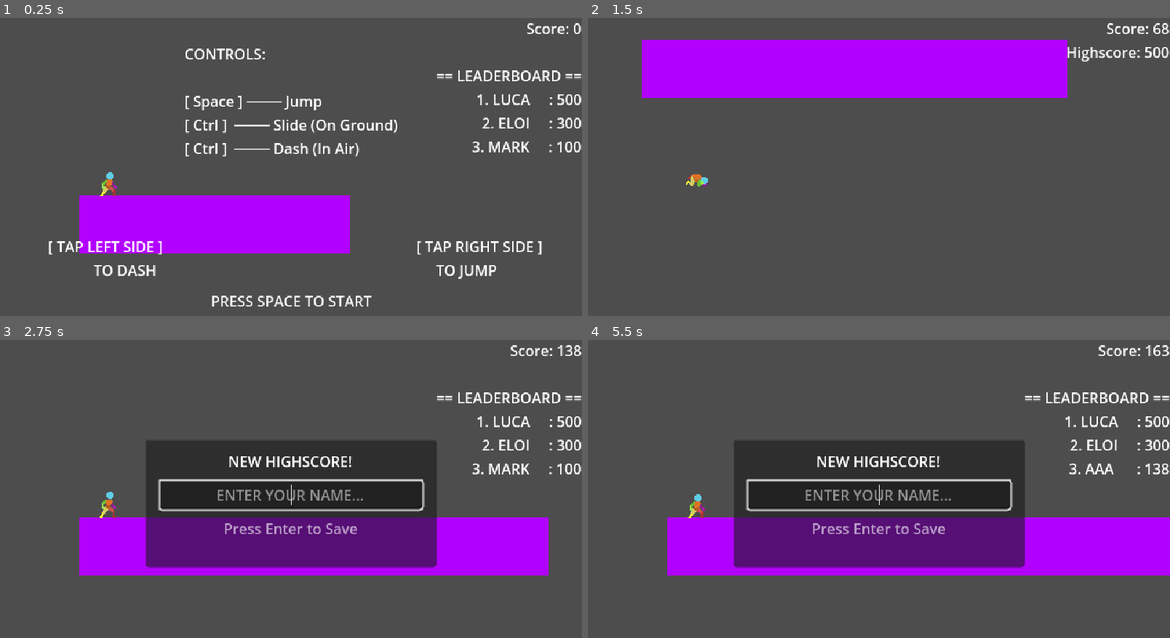
Above: before the commit, frames 1-4 (two rows, left to right).
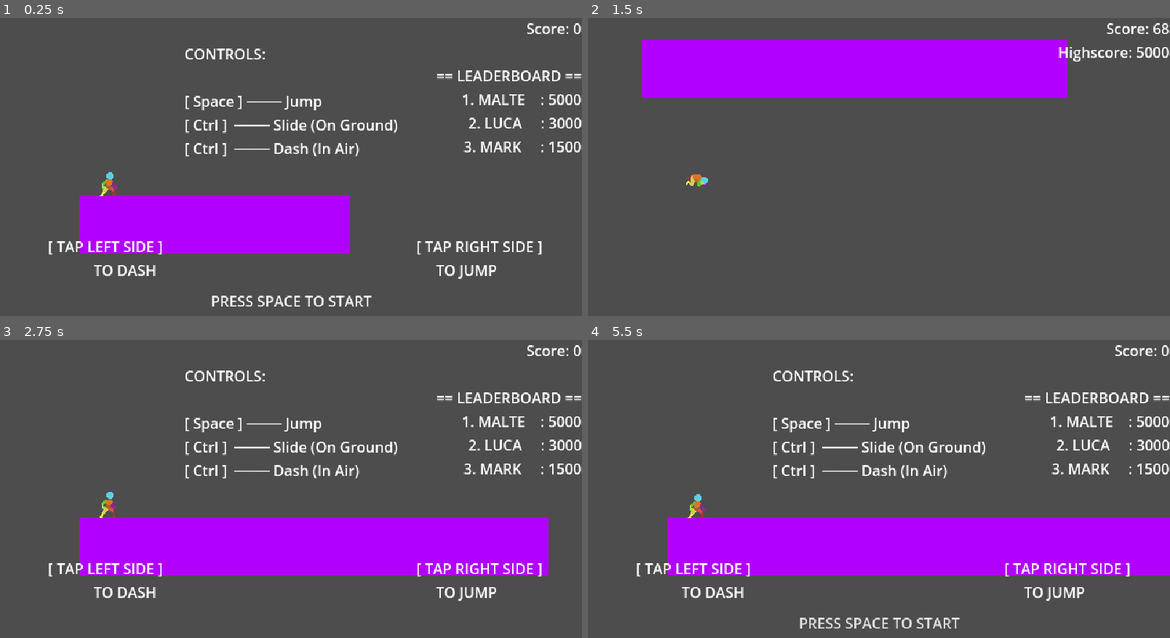
Above: after the commit, the same moments.

Repository: mschonberger/runner
Game: Godot game, scene res://scenes/main.tscn
Two runs of this game, one before a commit and one after it. Both use one fixed random seed, a clock stepped at 60 frames per second and the inputs below.
Inputs (mouse positions are in pixels of both pictures, inside the frame that each line leads up to):
- Up to frame 1 (0.25 s): no input
- Up to frame 2 (1.5 s): tap Space (jump) at 0.5, 0.77 s; move the mouse to (1007, 164) at 0.52 s; hold Ctrl (dash) 0.53-1.28 s; click (1007, 164) at 0.67 s; move the mouse to (762, 196) at 1.27 s; tap Ctrl (dash) at 1.35 s; click (762, 196) at 1.42 s
- Up to frame 3 (2.75 s): tap Space (jump) at 1.52 s; move the mouse to (349, 432) at 2.02 s; hold Ctrl (dash) from 2.03 s (still down); click (349, 432) at 2.17 s
- Up to frame 4 (5.5 s): tap Enter at 2.75 s; move the mouse to (849, 569) at 2.77 s; release Ctrl (dash) at 2.78 s; tap Ctrl (dash) at 2.85, 4.35 s; click (849, 569) at 2.92 s; tap Space (jump) at 3.02, 3.77, 4.52 s; move the mouse to (1053, 551) at 3.52 s; hold Ctrl (dash) 3.53-4.28 s; click (1053, 551) at 3.67 s; move the mouse to (704, 453) at 4.27 s; click (704, 453) at 4.42 s; move the mouse to (908, 503) at 5.02 s; hold Ctrl (dash) from 5.03 s (still down); click (908, 503) at 5.17 s

The runs differ from the first frame. In frame 1, 0.9% of the frame differs, in the area x 79-100%, y 25-46%; in frame 2, 0.4%; in frame 3, 24%; in frame 4, 24%, in the area x 8-100%, y 1-97%.

Commit message:
More Adjustments
- Updated Base High-Scores
- Fixed a bug where the player could be soft locked, by hiding the virtual keyboard in the "Enter your Name" Pop-Up
- Added new Corridor Segment

Diff:
--- /dev/null
+++ b/scenes/chunks/corridor_platform_chunk.tscn
@@ -0,0 +1,25 @@
+[gd_scene load_steps=5 format=3 uid="uid://bdeggx5uihfy8"]
+
+[ext_resource type="Texture2D" uid="uid://d07ctn5t31miv" path="res://art/floor/GroundE.png" id="1_gexo6"]
+[ext_resource type="Script" uid="uid://bg3gy7tnbwvi" path="res://scripts/corridor_platform_chunk.gd" id="1_y01lf"]
+
+[sub_resource type="RectangleShape2D" id="RectangleShape2D_y01lf"]
+size = Vector2(1584, 64)
+
+[sub_resource type="RectangleShape2D" id="RectangleShape2D_ro3yo"]
+size = Vector2(1584, 64)
+
+[node name="CorridorPlatformChunk" type="StaticBody2D"]
+script = ExtResource("1_y01lf")
+
+[node name="SolidFloor" type="CollisionShape2D" parent="."]
+shape = SubResource("RectangleShape2D_y01lf")
+
+[node name="SolidCeiling" type="CollisionShape2D" parent="."]
+shape = SubResource("RectangleShape2D_ro3yo")
+
+[node name="FloorSprite" type="Sprite2D" parent="."]
+texture = ExtResource("1_gexo6")
+
+[node name="CeilingSprite" type="Sprite2D" parent="."]
+texture = ExtResource("1_gexo6")
--- a/scenes/main.tscn
+++ b/scenes/main.tscn
@@ -9,6 +9,7 @@
 [ext_resource type="Script" uid="uid://dbxytx3yeqiga" path="res://scripts/screen_fader.gd" id="5_tbgi4"]
 [ext_resource type="PackedScene" uid="uid://blorfy0uhw71g" path="res://scenes/chunks/sinking_platform_chunk.tscn" id="5_ya4ey"]
 [ext_resource type="Script" uid="uid://tqixb60vhnib" path="res://scripts/ui.gd" id="6_tefeu"]
+[ext_resource type="PackedScene" uid="uid://bdeggx5uihfy8" path="res://scenes/chunks/corridor_platform_chunk.tscn" id="6_ya4ey"]
 [ext_resource type="PackedScene" uid="uid://c70kn4k378y2f" path="res://scenes/mobile_controls.tscn" id="10_choun"]
 
 [node name="Main" type="Node2D"]
@@ -16,7 +17,7 @@
 [node name="LevelSpawner" type="Node2D" parent="."]
 script = ExtResource("1_tefeu")
 normal_platform_scenes = Array[PackedScene]([ExtResource("1_0wfyh")])
-special_platform_scenes = Array[PackedScene]([ExtResource("3_85g3d"), ExtResource("4_choun"), ExtResource("5_ya4ey")])
+special_platform_scenes = Array[PackedScene]([ExtResource("3_85g3d"), ExtResource("4_choun"), ExtResource("5_ya4ey"), ExtResource("6_ya4ey")])
 
 [node name="Player" parent="." instance=ExtResource("2_sugp2")]
 position = Vector2(33, 269)
--- /dev/null
+++ b/scripts/corridor_platform_chunk.gd
@@ -0,0 +1,103 @@
+# res://scripts/corridor_platform_chunk.gd
+extends PlatformChunk
+
+@export var normal_obstacle_scene: PackedScene
+
+# --- Skyscraper Layout Constraints ---
+@export var floor_height: float = 600.0
+@export var ceiling_height: float = 256.0        # 🚨 Massive block thickness to simulate a skyscraper base
+@export var corridor_clearance_px: float = 130.0 # 📐 Widened from 84 to 130 so obstacles are actually dodgeable!
+
+# --- Precision Obstacle Density Control ---
+@export var min_obstacles: int = 3
+@export var max_obstacles: int = 4
+@export var min_space_between_hazards: float = 380.0 # 🚨 Drastically widened spacing so player can land and slide!
+
+@onready var col_floor: CollisionShape2D = $SolidFloor
+@onready var col_ceiling: CollisionShape2D = $SolidCeiling
+@onready var floor_sprite: Sprite2D = $FloorSprite
+@onready var ceiling_sprite: Sprite2D = $CeilingSprite
+
+var _tex_size: Vector2 = Vector2.ONE
+
+func _ready() -> void:
+	chunk_width = 1584.0
+
+	if normal_obstacle_scene == null:
+		normal_obstacle_scene = load("res://scenes/obstacle.tscn")
+
+	if floor_sprite and floor_sprite.texture:
+		_tex_size = floor_sprite.texture.get_size()
+
+	_apply_corridor_layout()
+
+func init_chunk() -> void:
+	_generate_corridor_hazards()
+
+func _apply_corridor_layout() -> void:
+	# Position the center of the floor block downward so its top surface stays at Y = 0
+	var floor_y := floor_height / 2.0
+	var ceiling_y := -(ceiling_height / 2.0 + corridor_clearance_px)
+
+	# 1. Configure Floor Physical Block
+	col_floor.position = Vector2(0, floor_y)
+	var r_floor := RectangleShape2D.new()
+	r_floor.size = Vector2(chunk_width, floor_height)
+	col_floor.shape = r_floor
+
+	# 2. Configure Massive Ceiling Block
+	col_ceiling.position = Vector2(0, ceiling_y)
+	var r_ceil := RectangleShape2D.new()
+	r_ceil.size = Vector2(chunk_width, ceiling_height)
+	col_ceiling.shape = r_ceil
+
+	# 3. Scale and Stretch Visual Sprites
+	if floor_sprite and floor_sprite.texture and ceiling_sprite and ceiling_sprite.texture:
+		if _tex_size.x > 0.0 and _tex_size.y > 0.0:
+			floor_sprite.position = col_floor.position
+			floor_sprite.scale = Vector2(chunk_width / _tex_size.x, floor_height / _tex_size.y)
+
+			ceiling_sprite.position = col_ceiling.position
+			ceiling_sprite.scale = Vector2(chunk_width / _tex_size.x, ceiling_height / _tex_size.y)
+
+func _generate_corridor_hazards() -> void:
+	var obstacle_count := randi_range(min_obstacles, max_obstacles)
+	var occupied_x_positions: Array[float] = []
+
+	var min_bound := -650.0
+	var max_bound := 650.0
+
+	# 🚨 FIX: The top surface of our running track floor is at Y = 0.0!
+	var ground_surface_y := 0.0
+
+	for i in range(obstacle_count):
+		var spawn_x := 0.0
+		var valid_spot := false
+		var attempts := 0
+
+		while not valid_spot and attempts < 40:
+			attempts += 1
+			spawn_x = randf_range(min_bound, max_bound)
+
+			var too_close := false
+			for pos in occupied_x_positions:
+				if absf(spawn_x - pos) < min_space_between_hazards:
+					too_close = true
+					break
+			if not too_close:
+				valid_spot = true
+
+		if not valid_spot:
+			continue
+
+		occupied_x_positions.append(spawn_x)
+
+		var obstacle := normal_obstacle_scene.instantiate() as Node2D
+		if obstacle == null:
+			continue
+
+		obstacle.position = Vector2(spawn_x, ground_surface_y)
+		obstacle.scale = Vector2(0.6, 0.6)
+
+		obstacle.z_index = 10
+		add_child(obstacle)
--- a/scripts/game_manager.gd
+++ b/scripts/game_manager.gd
@@ -114,9 +114,9 @@
 				return
 
 	leaderboard = [
-		{"name": "LUCA", "score": 500.0},
-		{"name": "ELOI", "score": 300.0},
-		{"name": "MARK", "score": 100.0}
+		{"name": "MALTE", "score": 5000.0},
+		{"name": "LUCA", "score": 3000.0},
+		{"name": "MARK", "score": 1500.0}
 	]
 
 func _save_leaderboard() -> void:
--- a/scripts/obstacle_platform_chunk.gd
+++ b/scripts/obstacle_platform_chunk.gd
@@ -74,5 +74,6 @@
 			spawn_y = ground_y - 24.0
 
 		obstacle.position = Vector2(spawn_x, spawn_y)
+		obstacle.scale = Vector2(0.6, 0.6)
 		obstacle.z_index = 10
 		add_child(obstacle)
--- a/scripts/ui.gd
+++ b/scripts/ui.gd
@@ -100,6 +100,7 @@
 	name_input.max_length = 8
 	name_input.alignment = HORIZONTAL_ALIGNMENT_CENTER
 	name_input.text_submitted.connect(_on_name_submitted)
+	name_input.gui_input.connect(_on_name_input_clicked)
 	vbox.add_child(name_input)
 
 	var hint := Label.new()
@@ -117,3 +118,9 @@
 func _on_name_submitted(new_text: String) -> void:
 	entry_panel.visible = false
 	gm.add_leaderboard_entry(new_text, pending_highscore_value)
+
+func _on_name_input_clicked(event: InputEvent) -> void:
+	# Check if the player explicitly tapped or pressed down on the text block field
+	if event is InputEventMouseButton and event.is_pressed():
+		# Force Godot to re-request the software keyboard from iOS or Android OS
+		DisplayServer.virtual_keyboard_show(name_input.text, name_input.get_global_rect(), name_input.max_length)
Not shown: 1 places in scenes/main.tscn that only renumber resources
Not shown, added: scripts/corridor_platform_chunk.gd.uid
